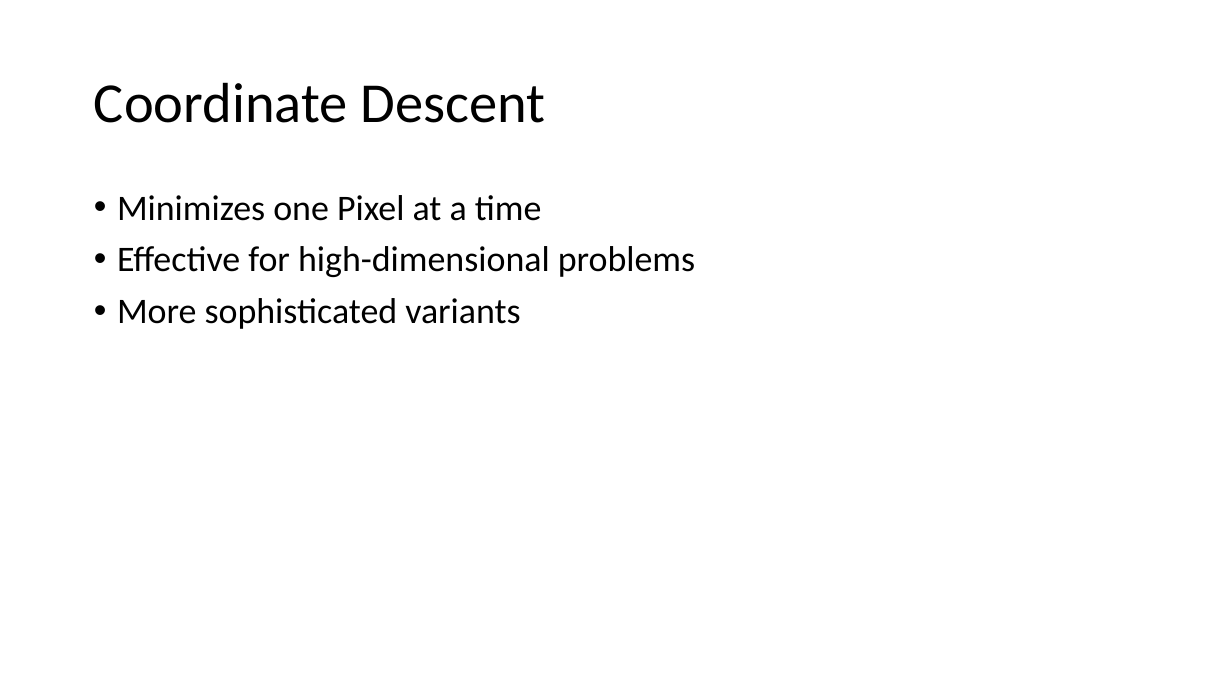
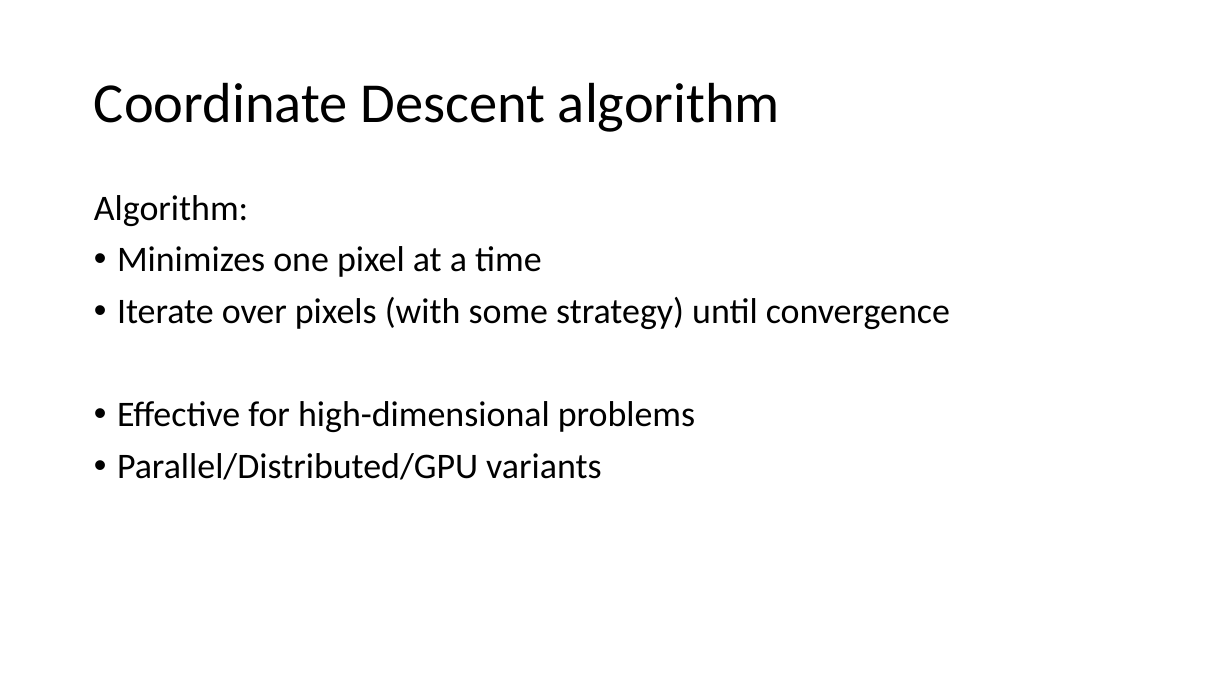
Before and after one commit to lord-blueberry/p9-doc, a slide deck: slide 13 of SKA-Days/Towards Distributed Image Reconstruction.pptx (slide 22 before the commit). Drawn at 1232x693 pixels with LibreOffice and Linux fonts; fonts in the diff are those of the drawing. Boxes give left, top, right and bottom in pixels: in the first picture for what was removed or moved away, otherwise in the second. Text is boxed around its words. In the diff, an @@ line names an element or a change of style, - is before the commit and + after.

```diff
--- a/SKA-Days/Towards Distributed Image Reconstruction.pptx
+++ b/SKA-Days/Towards Distributed Image Reconstruction.pptx
@@ title at (94,82,780,132): text changed @@
-Coordinate Descent
+Coordinate Descent algorithm
@@ text at (94,195,950,329): text changed @@
-• Minimizes one Pixel at a time
+Algorithm:
+• Minimizes one pixel at a time
+• Iterate over pixels (with some strategy) until convergence
@@ text at (117,453,601,480): text changed @@
-• More sophisticated variants
+• Parallel/Distributed/GPU variants
```
Also in this commit, not shown: 11 other slides changed, 3 slides added, 13 slides removed, 2 other files.
